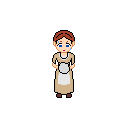
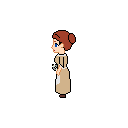
Two versions of the same layered image (128px x 128px). Layer-by-layer changes:
added layer "ihammer_idle_left" above "iknife_idle_left" over left=51, top=30, right=76, bottom=98
hid "humo" over left=51, top=30, right=76, bottom=98
hid "crafting_with_hands" over left=51, top=30, right=76, bottom=98